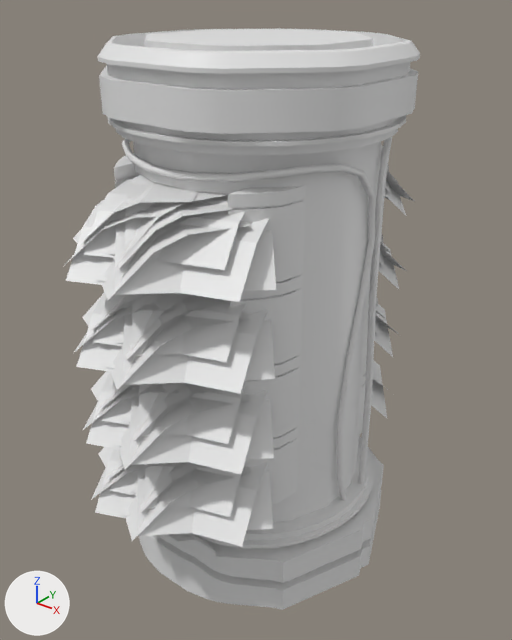
Two versions of the glTF model Project/Assets/Lvl_Greenhouse/garden_cylinder_01.glb, one commit apart.
Both versions are drawn from a 50 mm lens placed at (2.88, -3.61, 3.43), pointed at (0.01, -0.02, 1.21). Arrows for +X, +Y and +Z are at lower left; the lights stay in place. The older version comes first. Vertices at exactly the same position are counted once.

The older version as bpy lines, for what is in view:
```python
me_cylinder_002 = bpy.data.meshes.new('Cylinder.002')
me_cylinder_002.from_pydata(...)  # 2815 vertices, 4162 faces; spans x -1.03..1.03, y -1.45..1.45, z -0.58..3.1
ob_garden_cylinder_01_exp = bpy.data.objects.new('garden_cylinder_01_exp', me_cylinder_002)
ob_garden_cylinder_01_exp.location = (0.0, 0.0, 0.0)
```
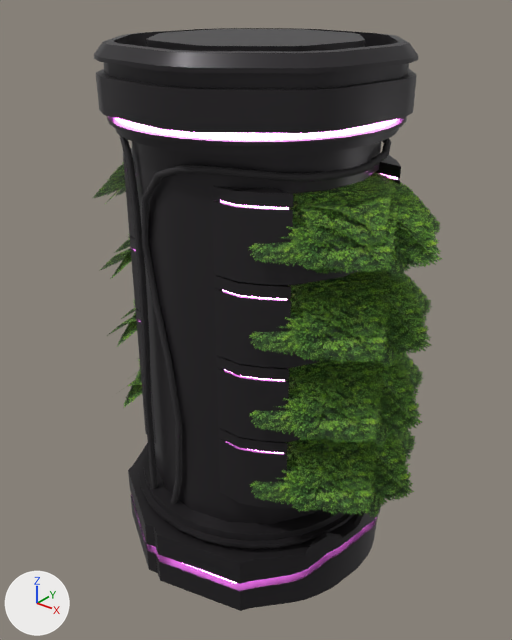
Boxes (x1, y1, x2, y2) around the edits, measured in the pictures (512 x 640 px):
```json
{"object": "garden_cylinder_01_exp", "change": "surface changed, turned", "before": [66, 28, 420, 610], "after": [92, 28, 442, 611]}
{"part": 1, "of": "me_cylinder_002", "change": "recoloured", "before": [97, 28, 418, 607], "after": [97, 28, 418, 607]}
{"part": 2, "of": "me_cylinder_002", "change": "recoloured", "before": [66, 166, 415, 547], "after": [92, 162, 442, 517]}
{"part": 3, "of": "me_cylinder_002", "change": "recoloured", "before": [122, 138, 391, 179], "after": [122, 138, 391, 179]}
{"part": 4, "of": "me_cylinder_002", "change": "recoloured", "before": [118, 119, 397, 298], "after": [118, 119, 397, 298]}
```

The change, as JSON lines over the scene's bpy script:
```json
{"op": "add", "block": "img_chatgpt_image_14_мая_2026_г___02_03_25", "code": ["img_chatgpt_image_14_мая_2026_г___02_03_25 = load_image('ChatGPT Image 14 мая 2026 г., 02_03_25', '_unpacked/ChatGPT_Image_14_____2026__.__02_03_25', 1024, 1024, 'sRGB')"]}
{"op": "add", "block": "mat_plant_01", "code": ["mat_plant_01 = principled_material('plant_01')", "mat_plant_01.texture = img_chatgpt_image_14_мая_2026_г___02_03_25  # with its transparency", "mat_plant_01.roughness = 0.834", "mat_plant_01.transmission_weight = 0.348"]}
{"op": "add", "block": "mat_emission", "code": ["mat_emission = principled_material('emission')", "mat_emission.base_color = (0.0, 0.0, 0.0)  # black #000000", "mat_emission.metallic = 1.0", "mat_emission.roughness = 1.0", "mat_emission.emission_color = (1.0, 0.204, 0.986)  # pink #ff7dfd", "mat_emission.emission_strength = 16.23"]}
{"op": "add", "block": "mat_metall", "code": ["mat_metall = principled_material('Metall')", "mat_metall.base_color = (0.0397, 0.0363, 0.0402)  # dark grey #383638", "mat_metall.metallic = 0.638", "mat_metall.roughness = 0.4"]}
{"op": "add", "block": "mat_rubber", "code": ["mat_rubber = principled_material('rubber')", "mat_rubber.base_color = (0.0261, 0.024, 0.0264)  # black #2d2b2d", "mat_rubber.roughness = 0.907"]}
{"block": "me_cylinder_002", "where": "me_cylinder_002.from_pydata(...)  # 2815 vertices, 4162 faces; spans x -1.03..1.03, y -1.45..1.45, z -0.58..3.1"}
{"block": "me_cylinder_002", "where": "# used by ob_garden_cylinder_01_exp; location = (0.0, 0.0, 0.0)"}
{"block": "me_cylinder_002", "change": "me_cylinder_002 part 1: 2650 faces spanning x -1.03..1.03, y -0.98..0.98, z -0.58..3.1 switch from no material to mat_metall (dark grey #383638)"}
{"block": "me_cylinder_002", "change": "me_cylinder_002 part 2: 576 faces spanning x -0.8..0.8, y -1.45..1.45, z 0.26..2.34 switch from no material to mat_plant_01 (picture img_chatgpt_image_14_мая_2026_г___02_03_25)"}
{"block": "me_cylinder_002", "change": "me_cylinder_002 part 3: 604 faces spanning x -0.85..0.85, y -0.83..0.85, z -0.06..2.57 switch from no material to mat_rubber (black #2d2b2d)"}
{"block": "me_cylinder_002", "change": "me_cylinder_002 part 4: 332 faces spanning x -0.95..0.95, y -0.89..0.89, z -0.39..2.72 switch from no material to mat_emission (black #000000, glowing pink #ff7dfd)"}
{"op": "set", "path": "ob_garden_cylinder_01_exp.rotation_euler", "old": "(0.0, 0.0, 0.0)", "new": "(0.0, 0.0, 1.414)", "note": "degrees (0, 0, 0) -> degrees (0, 0, 81)"}
```
